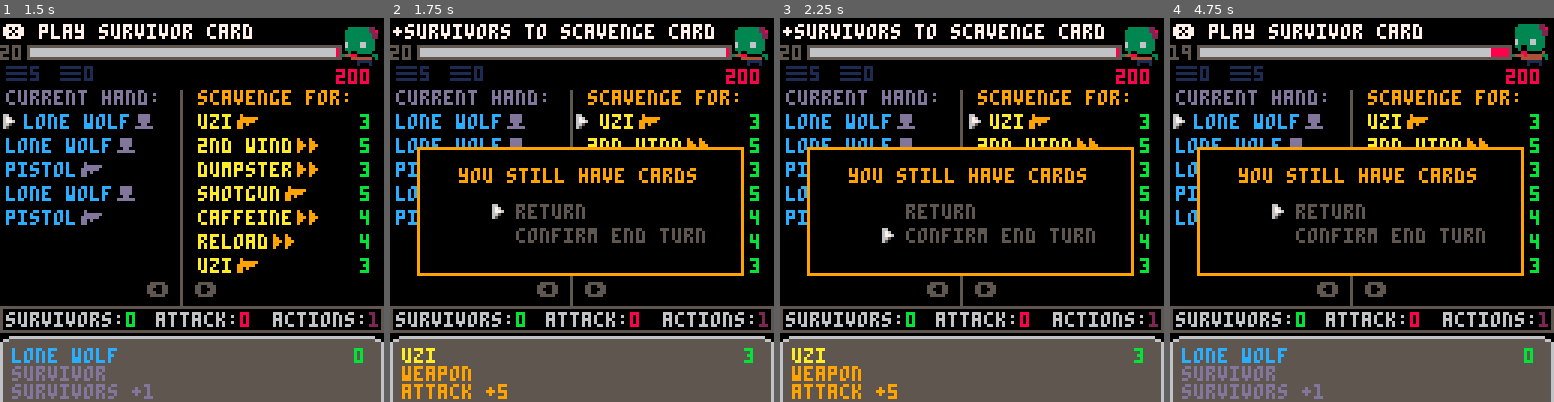
Above: before the commit, frames 1-4 (left to right).
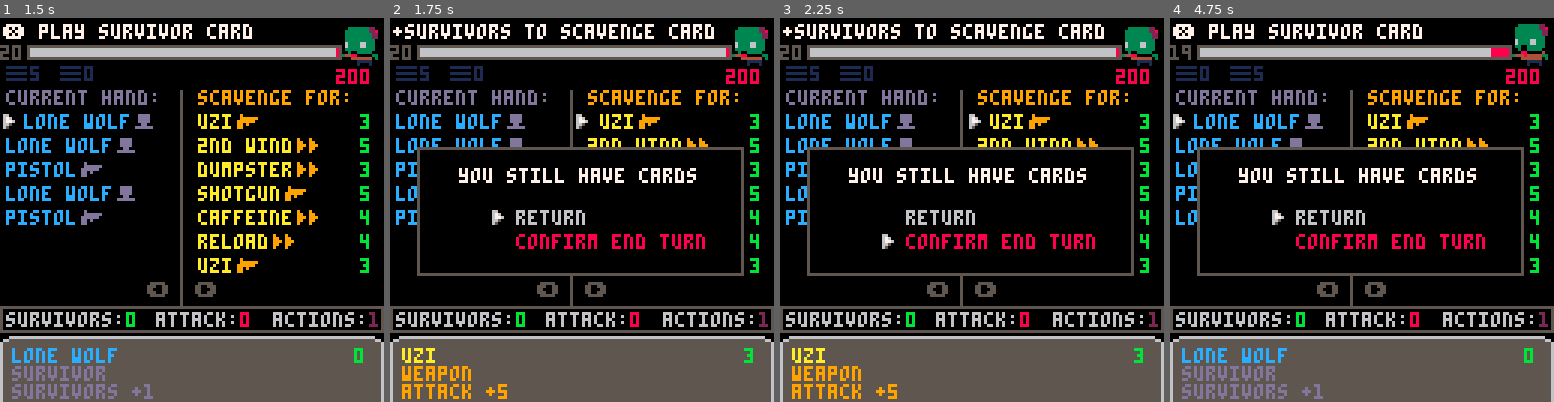
Above: after the commit, the same moments.

Repository: jeff-adams/pico8
Game: PICO-8 cartridge horde.p8
The game is run twice, just before and just after one commit, with the same random seed, the same clock (stepped at 60 frames per second) and the same inputs.
Inputs:
- Up to frame 1 (1.5 s): tap X (X key) at 0.33, 1.07 s; tap O (Z key) at 0.7 s
- Up to frame 2 (1.75 s): hold Right from 1.6 s (still down); tap O (Z key) at 1.7 s
- Up to frame 3 (2.25 s): tap X (X key) at 1.85 s; release Right at 2.1 s; tap O (Z key) at 2.1 s; hold Up from 2.15 s (still down)
- Up to frame 4 (4.75 s): release Up at 2.42 s; hold Right 2.47-3.03 s; tap O (Z key) every 0.4 s from 2.5 to 4.5 s; tap X (X key) at 2.97, 4.08 s; hold Left 3.08-3.58 s; hold Down 3.63-3.97 s; hold Right 4.02-4.68 s; hold Up from 4.73 s (still down)

Frame 1 is identical in both runs. In frame 2, 4.8% of the frame differs, in the area x 7-93%, y 33-68%; in frame 3, 4.8%; in frame 4, 4.8%.

Commit message:
Change a few display errors

Diff:
--- a/horde.p8
+++ b/horde.p8
@@ -618,7 +618,7 @@
 			current.sel=1
 			change_state(update_confirm,draw_confirm)
 		elseif surv>=cheapest_card() then
-			cmessage="you still can scavenge"
+			cmessage="you can still scavenge"
 			current.sel=1
 			change_state(update_confirm,draw_confirm)
 		else
@@ -628,6 +628,7 @@
 end
 
 function update_menu()
+	if music_playing and stat(24)<0 then music(0) end
 	if btnp(⬆️) or btnp(⬇️) then
 		current.sel=current.sel==1 and 2 or 1
 		sfx(1)
@@ -843,7 +844,7 @@
 
 function draw_horde()
 	--draw horde count
-	printo(horde,112,17,8,0)
+	printo(max(0,horde),112,17,8,0)
 	--draw zombie
 	draw_zombie()
 end
@@ -1024,7 +1025,7 @@
 
 	rectfill(0,0,128,128,0)
 	printc(turns.." turns remaining",40,12)
-	printc(horde.." zombies continue",58,8)
+	printc(max(0,horde).." zombies continue",58,8)
 	printc("to stumble toward you",64,8)
 	if atk<1 or atking<-30 then
 		printc("❎ to continue",80,6)
@@ -1110,11 +1111,11 @@
 end
 
 function draw_confirm()
-	draw_popup(40,0,9)
-	printc(cmessage,50,9)
-	print("return",42,62,5)
-	print("confirm end turn",42,70,5)
-	draw_selector(34,52,8)
+	draw_popup(40,0,5)
+	printc(cmessage,50,7)
+	print("return",42,64,6)
+	print("confirm end turn",42,72,8)
+	draw_selector(34,54,8)
 end
 
 function draw_numbers()
